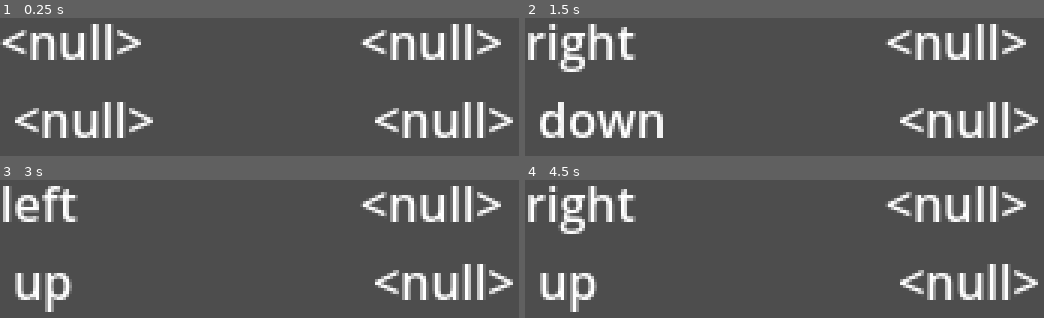
Above: before the commit, frames 1-4 (two rows, left to right).
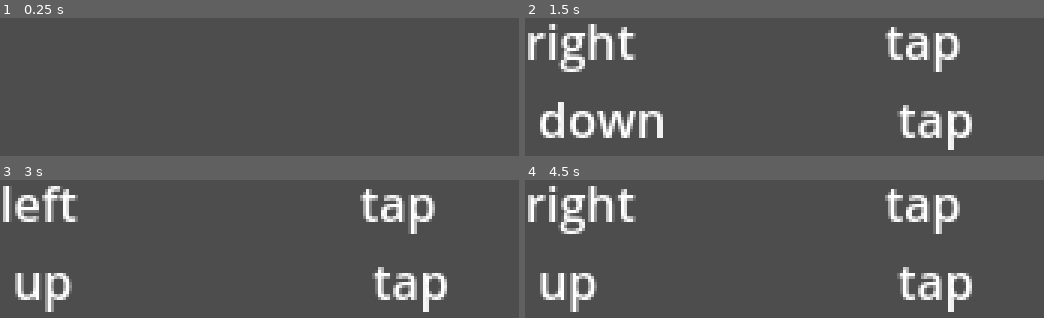
Above: after the commit, the same moments.

Repository: deleff/Mobile-Rhythm-Game
Game: Godot game, scene res://controller/controller.tscn
Same seed, same stepped clock (60 frames per second), same inputs: the game is played once before the commit and once after it.
Inputs (mouse positions are in pixels of both pictures, inside the frame that each line leads up to):
- Up to frame 1 (0.25 s): no input
- Up to frame 2 (1.5 s): tap Enter at 0.5 s; move the mouse to (outside the picture) at 0.52 s; click (outside the picture) at 0.67 s; tap Space at 1.25 s; drag from (outside the picture) to (outside the picture) at 1.27 s
- Up to frame 3 (3 s): tap Enter at 2 s; move the mouse to (430, 302) at 2.02 s; click (430, 302) at 2.17 s; tap Space at 2.75 s; drag from (outside the picture) to (outside the picture) at 2.77 s
- Up to frame 4 (4.5 s): tap Enter at 3.5 s; move the mouse to (outside the picture) at 3.52 s; click (outside the picture) at 3.67 s; tap Space at 4.25 s; drag from (outside the picture) to (779, 287) at 4.27 s

The runs differ from the first frame. In frame 1, 12% of the frame differs, in the area x 0-99%, y 4-87%; in frame 2, 7.8%; in frame 3, 7.8%; in frame 4, 7.8%.

Commit message:
assets

Diff:
--- /dev/null
+++ b/autoload/PersistentData.gd
@@ -0,0 +1,16 @@
+extends Node2D
+
+
+const UP:    String	= "up"
+const DOWN:  String = "down"
+const LEFT:  String = "left"
+const RIGHT: String = "right"
+const TAP:   String = "tap"
+
+var highScore:   int = 0
+var playerScore: int = 0
+
+var leftX:  String
+var leftY:  String
+var rightX: String
+var rightY: String
--- /dev/null
+++ b/autoload/PersistentData.tscn
@@ -0,0 +1,6 @@
+[gd_scene load_steps=2 format=3 uid="uid://turevoos3t41"]
+
+[ext_resource type="Script" path="res://autoload/PersistentData.gd" id="1_yyenf"]
+
+[node name="Node2D" type="Node2D"]
+script = ExtResource("1_yyenf")
--- a/controller/controller.gd
+++ b/controller/controller.gd
@@ -6,14 +6,7 @@
 var frameTimer = Timer.new()
 var leftFingerPosition
 var rightFingerPosition
-const UP = "up"
-const DOWN = "down"
-const LEFT = "left"
-const RIGHT = "right"
-var leftX
-var leftY
-var rightX
-var rightY
+
 # Called when the node enters the scene tree for the first time.
 func _ready():
 	print("Screen width: ", get_viewport_rect().size.x)
@@ -33,17 +26,17 @@
 		leftTouchPositions.remove_at(0)
 	if null not in leftTouchPositions:
 		if leftTouchPositions[1].x > leftTouchPositions[0].x:
-			leftX = RIGHT
+			PersistentData.leftX = PersistentData.RIGHT
 		elif leftTouchPositions[1].x < leftTouchPositions[0].x:
-			leftX = LEFT
+			PersistentData.leftX = PersistentData.LEFT
 		else:
-			leftX = null
+			PersistentData.leftX = PersistentData.TAP
 		if leftTouchPositions[1].y > leftTouchPositions[0].y:
-			leftY = DOWN
+			PersistentData.leftY = PersistentData.DOWN
 		elif leftTouchPositions[1].y < leftTouchPositions[0].y:
-			leftY = UP
+			PersistentData.leftY = PersistentData.UP
 		else:
-			leftY = null
+			PersistentData.leftY = PersistentData.TAP
 	## Evaluate right move
 	if rightFingerPosition != rightTouchPositions[1]:
 		rightTouchPositions.append(rightFingerPosition)
@@ -51,21 +44,21 @@
 		rightTouchPositions.remove_at(0)
 	if null not in rightTouchPositions:
 		if rightTouchPositions[1].x > rightTouchPositions[0].x:
-			rightX = RIGHT
+			PersistentData.rightX = PersistentData.RIGHT
 		elif rightTouchPositions[1].x < rightTouchPositions[0].x:
-			rightX = LEFT
+			PersistentData.rightX = PersistentData.LEFT
 		else:
-			rightX = null
+			PersistentData.rightX = PersistentData.TAP
 		if rightTouchPositions[1].y > rightTouchPositions[0].y:
-			rightY = DOWN
+			PersistentData.rightY = PersistentData.DOWN
 		elif rightTouchPositions[1].y < rightTouchPositions[0].y:
-			rightY = UP
+			PersistentData.rightY = PersistentData.UP
 		else:
-			rightY = null
-	print("left side: ", leftX, ", ", leftY)
-	print("right side: ", rightX, ", ", rightY)
-	$LeftLabel.text = "{x} \n {y}".format({"x":leftX,"y":leftY})
-	$RightLabel.text = "{x} \n {y}".format({"x":rightX,"y":rightY})
+			PersistentData.rightY = PersistentData.TAP
+	print("left side: ", PersistentData.leftX, ", ", PersistentData.leftY)
+	print("right side: ", PersistentData.rightX, ", ", PersistentData.rightY)
+	$LeftLabel.text = "{x} \n {y}".format({"x":PersistentData.leftX,"y":PersistentData.leftY})
+	$RightLabel.text = "{x} \n {y}".format({"x":PersistentData.rightX,"y":PersistentData.rightY})
 	#if leftTouchPositions[1].x > leftTouchPositions[0].x:
 	#	$LeftLabel.text = "Left screen: swipe left"
 func _unhandled_input(event):
@@ -79,12 +72,12 @@
 	elif event is InputEventScreenTouch and event.is_pressed():
 		if event.position.x < screenWidthMiddle:
 			leftTouchPositions = [null,null]
-			leftX = null
-			leftY = null
+			PersistentData.leftX = PersistentData.TAP
+			PersistentData.leftY = PersistentData.TAP
 		else:
 			rightTouchPositions = [null,null]
-			rightX = null
-			rightY = null
+			PersistentData.rightX = PersistentData.TAP
+			PersistentData.rightY = PersistentData.TAP
 
 
 # Called every frame. 'delta' is the elapsed time since the previous frame.
--- /dev/null
+++ b/mainGame/MainGame.gd
@@ -0,0 +1,11 @@
+extends Node2D
+
+
+# Called when the node enters the scene tree for the first time.
+func _ready():
+	pass # Replace with function body.
+
+
+# Called every frame. 'delta' is the elapsed time since the previous frame.
+func _process(delta):
+	pass
--- /dev/null
+++ b/mainGame/MainGame.tscn
@@ -0,0 +1,6 @@
+[gd_scene load_steps=2 format=3 uid="uid://cnqhwgdw6ce5u"]
+
+[ext_resource type="Script" path="res://mainGame/MainGame.gd" id="1_jefpd"]
+
+[node name="Node2D" type="Node2D"]
+script = ExtResource("1_jefpd")
--- a/project.godot
+++ b/project.godot
@@ -15,6 +15,10 @@
 config/features=PackedStringArray("4.0", "Forward Plus")
 config/icon="res://icon.svg"
 
+[autoload]
+
+PersistentData="*res://autoload/PersistentData.tscn"
+
 [display]
 
 window/size/viewport_width=240
Not shown, added: music/Heaven.mp3.import
Binary file added: sprites/arrow.png
Not shown, added: sprites/arrow.png.import
Not shown, added: music/Heaven.mp3
